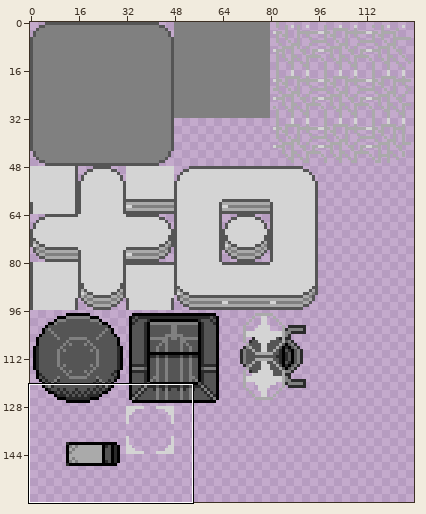
Pixel-art file, stored at resource/image/tileset.ase. The first picture is a wide view before the edit; the outline marks the close-up.
Close-up. The starting point:
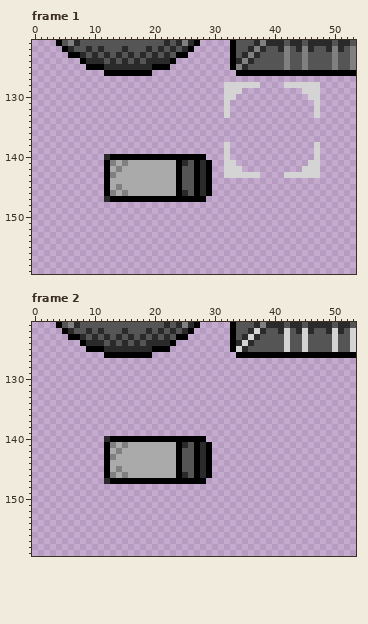
128x160 pixels, 8 frames. Shown: frame 1: x 0..53, y 121..159; frame 2: x 0..53, y 121..159. The commit also changed other frames or places, which this record leaves out.
The result:
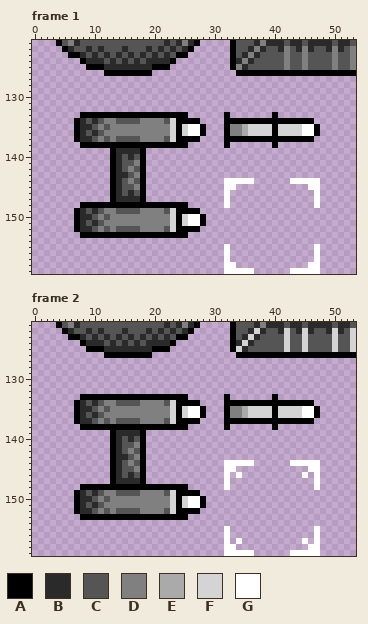
Palette (. is transparent): A #000000  B #2a2a2a  C #555555  D #808080  E #aaaaaa  F #d4d4d4  G #ffffff
Difference:
--- frame 1, layer "base"
@@ x 0..53 @@
 127 ......................................................
-128 ................................FFFFFF....FFFFFF......
-129 ................................FFF..........FFF......
-130 ................................FF............FF......
-131 ................................F..............F......
-132 ................................F..............F......
-133 ................................F..............F......
-134 ......................................................
-135 ......................................................
-136 ......................................................
-137 ......................................................
-138 ................................F..............F......
-139 ................................F..............F......
-140 ............BAAAAAAAAAAAAAAAA...F..............F......
-141 ............ADEDEEEEEEEEABCABA..FF............FF......
-142 ............AEDEEEEEEEEEACCABA..FFF..........FFF......
-143 ............ADEEEEEEEEEEACCABA..FFFFFF....FFFFFF......
-144 ............AEEEEEEEEEEEACCABA........................
-145 ............AEDEEEEEEEEEACCABA........................
-146 ............ADEDEEEEEEEEABCABA........................
-147 ............BAAAAAAAAAAAAAAAA.........................
-148 ......................................................
-149 ......................................................
-150 ......................................................
-151 ......................................................
-152 ......................................................
-153 ......................................................
+128 ......................................................
+129 ......................................................
+130 ......................................................
+131 ......................................................
+132 ......................................................
+133 ........AAAAAAAAAAAAAAAAAA......A.......A.............
+134 .......ABCBCDDCCCCDDDDCFAAAA....AAAAAAAAAAAAAAA.......
+135 .......ABBCDCDDDDDDDDDDFAFGGA...ADDEFFFFAFFFFGGA......
+136 .......ABCBCDDDDDDDDDDDFAFGGA...ADDEFFFFAFFFFGGA......
+137 .......ABBCDCDCCCCDDDDCFAAAA....AAAAAAAAAAAAAAA.......
+138 ........AAAAAAAAAAAAAAAAAA......A.......A.............
+139 .............ABBBBA...................................
+140 .............ABCBCA...................................
+141 .............ABCCDA...................................
+142 .............ABCDCA...................................
+143 .............ABBCDA...................................
+144 .............ABCDCA.............GGGGG......GGGGG......
+145 .............ABCCDA.............GG............GG......
+146 .............ABCBCA.............G..............G......
+147 .............ABBBBA.............G..............G......
+148 ........AAAAAAAAAAAAAAAAAA......G..............G......
+149 .......ABCBCDDCCCCDDDDCFAAAA..........................
+150 .......ABBCDCDDDDDDDDDDFAFGGA.........................
+151 .......ABCBCDDDDDDDDDDDFAFGGA.........................
+152 .......ABBCDCDCCCCDDDDCFAAAA..........................
+153 ........AAAAAAAAAAAAAAAAAA............................
 154 ......................................................
-155 ......................................................
-156 ......................................................
-157 ......................................................
-158 ......................................................
-159 ......................................................
+155 ................................G..............G......
+156 ................................G..............G......
+157 ................................G..............G......
+158 ................................GG............GG......
+159 ................................GGGGG......GGGGG......
--- frame 2, layer "base"
@@ x 0..53 @@
 132 ......................................................
-133 ......................................................
-134 ......................................................
-135 ......................................................
-136 ......................................................
-137 ......................................................
-138 ......................................................
-139 ......................................................
-140 ............BAAAAAAAAAAAAAAAA.........................
-141 ............ADEDEEEEEEEEABCABA........................
-142 ............AEDEEEEEEEEEACCABA........................
-143 ............ADEEEEEEEEEEACCABA........................
-144 ............AEEEEEEEEEEEACCABA........................
-145 ............AEDEEEEEEEEEACCABA........................
-146 ............ADEDEEEEEEEEABCABA........................
-147 ............BAAAAAAAAAAAAAAAA.........................
-148 ......................................................
-149 ......................................................
-150 ......................................................
-151 ......................................................
-152 ......................................................
-153 ......................................................
+133 ........AAAAAAAAAAAAAAAAAA......A.......A.............
+134 .......ABCBCDDCCCCDDDDCFAAAA....AAAAAAAAAAAAAAA.......
+135 .......ABBCDCDDDDDDDDDDFAFGGA...ADDEFFFFAFFFFGGA......
+136 .......ABCBCDDDDDDDDDDDFAFGGA...ADDEFFFFAFFFFGGA......
+137 .......ABBCDCDCCCCDDDDCFAAAA....AAAAAAAAAAAAAAA.......
+138 ........AAAAAAAAAAAAAAAAAA......A.......A.............
+139 .............ABBBBA...................................
+140 .............ABCBCA...................................
+141 .............ABCCDA...................................
+142 .............ABCDCA...................................
+143 .............ABBCDA...................................
+144 .............ABCDCA.............GGGGG......GGGGG......
+145 .............ABCCDA.............GG............GG......
+146 .............ABCBCA.............G.G..........G.G......
+147 .............ABBBBA.............G..............G......
+148 ........AAAAAAAAAAAAAAAAAA......G..............G......
+149 .......ABCBCDDCCCCDDDDCFAAAA..........................
+150 .......ABBCDCDDDDDDDDDDFAFGGA.........................
+151 .......ABCBCDDDDDDDDDDDFAFGGA.........................
+152 .......ABBCDCDCCCCDDDDCFAAAA..........................
+153 ........AAAAAAAAAAAAAAAAAA............................
 154 ......................................................
-155 ......................................................
-156 ......................................................
-157 ......................................................
-158 ......................................................
-159 ......................................................
+155 ................................G..............G......
+156 ................................G..............G......
+157 ................................G.G..........G.G......
+158 ................................GG............GG......
+159 ................................GGGGG......GGGGG......
